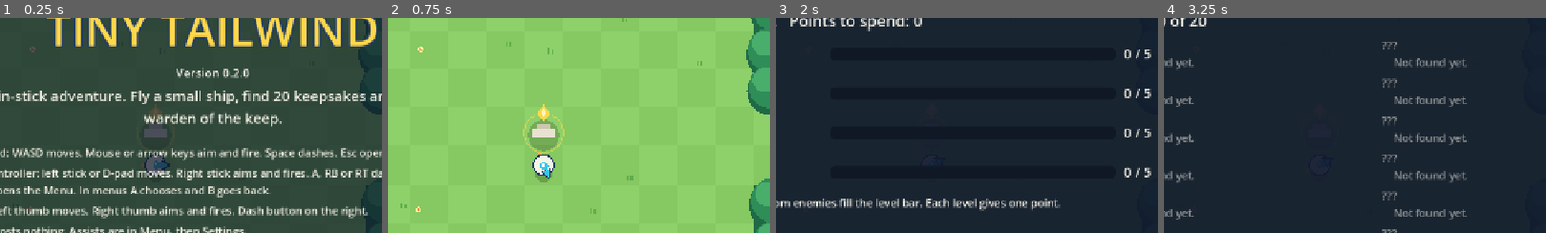
Above: before the commit, frames 1-4 (left to right).
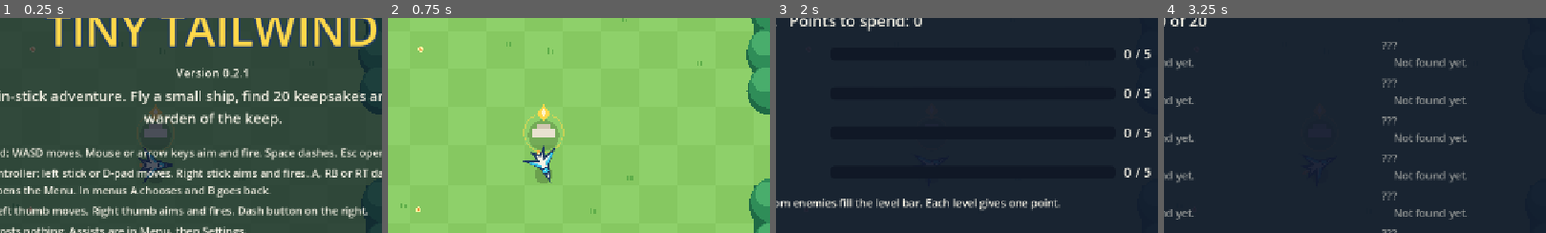
Above: after the commit, the same moments.

Repository: bclark10121-cloud/tiny-tailwind
Game: Godot game, scene res://main.tscn
Same seed, same stepped clock (60 frames per second), same inputs: the game is played once before the commit and once after it.
Inputs:
- Up to frame 1 (0.25 s): no input
- Up to frame 2 (0.75 s): click "Start" at 0.5 s
- Up to frame 3 (2 s): click "Menu" at 1.25 s
- Up to frame 4 (3.25 s): click "Ship" at 2 s; click "Journal" at 2.75 s
The pictures show only the part of the screen within x 22-72%, y 16-66%; the shares and areas given below are measured in that part.

The runs differ from the first frame. In frame 1, 0.4% of the frame differs, in the area x 36-66%, y 23-77%; in frame 2, 0.6%, in the area x 35-44%, y 59-77%; in frame 3, less than 0.1%; in frame 4, less than 0.1%.

Commit message:
Tiny Tailwind v0.2.1: Swallow glider ship
Brian picked the Swallow glider from four shapes. The ship turns smoothly toward the aim and the flame comes from the forked tail. New app icon. Hit size unchanged.

Co-Authored-By: Claude Opus 5.5 <noreply@anthropic.com>
Claude-Session: https://claude.ai/code/session_0117TTYCRghBZLfddXFNktAx

Diff:
--- a/project.godot
+++ b/project.godot
@@ -3,7 +3,7 @@
 
 [application]
 config/name="Tiny Tailwind"
-config/version="0.2.0"
+config/version="0.2.1"
 run/main_scene="res://main.tscn"
 config/features=PackedStringArray("4.6", "GL Compatibility")
 config/icon="res://icon.png"
--- a/scripts/main.gd
+++ b/scripts/main.gd
@@ -11,7 +11,7 @@
 const Hud := preload("res://scripts/hud.gd")
 const Bot := preload("res://scripts/bot.gd")
 
-const VERSION := "0.2.0"
+const VERSION := "0.2.1"
 const T := 64.0
 const PR := 17.0
 const MAX_BULLETS := 700
@@ -94,7 +94,8 @@
 var time: float = 0.0
 var seen_t: float = 0.0
 var shake: float = 0.0
-var cam_look: Vector2 = Vector2.ZERO  # smoothed camera lead toward aim and travel
+var cam_look: Vector2 = Vector2.ZERO
+var ship_ang: float = 0.0             # drawn heading, eased toward the aim so turns look smooth  # smoothed camera lead toward aim and travel
 var proc_ms: float = 0.0
 var hurt_flash: float = 0.0
 
@@ -666,6 +667,7 @@
 	# the camera leads a little toward where the ship aims and travels, eased so it never jumps
 	var lead: Vector2 = (aim_dir * 48.0 if firing else Vector2.ZERO) + pvel * 0.1
 	cam_look = cam_look.lerp(lead, 1.0 - exp(-delta * 3.0))
+	ship_ang = lerp_angle(ship_ang, aim_dir.angle(), 1.0 - exp(-delta * 22.0))
 	cam.position = cam.position.lerp(_cam_target(), 1.0 - exp(-delta * 10.0))
 	shake = maxf(0.0, shake - delta * 30.0)
 	var sk: float = shake * SHAKE_K[int(save["shake"])]
--- a/scripts/world_view.gd
+++ b/scripts/world_view.gd
@@ -425,22 +425,38 @@
 				draw_circle(p + look * 8.0, 11.0, Color("20202c"))
 				draw_circle(p + look * 8.0 + Vector2(-3, -3), 3.5, Color.WHITE)
 
+## The Swallow glider (v0.2.1): swept wings and a forked tail, drawn facing the ship's eased heading.
+const GLIDER: Array[Vector2] = [Vector2(40, 0), Vector2(2, -10), Vector2(-26, -38), Vector2(-14, -8), Vector2(-36, -14), Vector2(-24, 0),
+	Vector2(-36, 14), Vector2(-14, 8), Vector2(-26, 38), Vector2(2, 10)]
+const GLIDER_K := 0.7
+
 func _ship(t: float) -> void:
 	var p: Vector2 = g.ppos
-	var a: Vector2 = g.aim_dir
-	var side: Vector2 = a.orthogonal()
 	if g.invuln > 0.0 and g.dash_t <= 0.0 and int(t * 20.0) % 2 == 0:
 		return
-	draw_circle(p + Vector2(0, 14), 14.0, Color(0, 0, 0, 0.2))
-	var mvn: Vector2 = g.pvel.normalized() if g.pvel.length_squared() > 100.0 else a
-	var tail: float = 20.0 + minf(22.0, g.pvel.length() * 0.05) + sin(t * 22.0) * 3.0
-	draw_colored_polygon(PackedVector2Array([p - mvn * tail - mvn * 8.0, p + mvn.orthogonal() * 12.0, p - mvn.orthogonal() * 12.0]), Color("ffb347"))
-	draw_colored_polygon(PackedVector2Array([p - mvn * tail * 0.6 - mvn * 6.0, p + mvn.orthogonal() * 7.0, p - mvn.orthogonal() * 7.0]), Color("fff0a8"))
-	draw_circle(p, 19.0, Color("1f3b63"))
-	draw_circle(p, 16.0, Color("f7f3e6") if g.hurt_flash <= 0.0 else Color("ff8a8a"))
-	draw_colored_polygon(PackedVector2Array([p + a * 27.0, p + a * 9.0 + side * 9.0, p + a * 9.0 - side * 9.0]), Color("1f3b63"))
-	draw_colored_polygon(PackedVector2Array([p + a * 23.0, p + a * 10.0 + side * 6.0, p + a * 10.0 - side * 6.0]), Color("38c6e8"))
-	draw_circle(p + a * 2.0, 7.0, Color("38c6e8"))
-	draw_circle(p + a * 2.0 + Vector2(-2, -2), 2.5, Color.WHITE)
+	var fwd: Vector2 = Vector2.from_angle(g.ship_ang)
+	var side: Vector2 = fwd.orthogonal()
+	var to_world: Callable = func(v: Vector2) -> Vector2: return p + fwd * v.x * GLIDER_K + side * v.y * GLIDER_K
+	draw_circle(p + Vector2(0, 16), 15.0, Color(0, 0, 0, 0.2))
+	# thruster flame from the forked tail, longer when moving
+	var flame: float = 8.0 + minf(18.0, g.pvel.length() * 0.045) + sin(t * 22.0) * 3.0
+	var tail: Vector2 = to_world.call(Vector2(-22, 0))
+	draw_colored_polygon(PackedVector2Array([tail + side * 6.5, tail - side * 6.5, tail - fwd * (flame + 9.0)]), Color("ffb347"))
+	draw_colored_polygon(PackedVector2Array([tail + side * 3.4, tail - side * 3.4, tail - fwd * (flame * 0.65 + 5.0)]), Color("fff0a8"))
+	# body and outline
+	var pts := PackedVector2Array()
+	for v: Vector2 in GLIDER:
+		pts.append(to_world.call(v))
+	draw_colored_polygon(pts, Color("f7f3e6") if g.hurt_flash <= 0.0 else Color("ff8a8a"))
+	var ring := PackedVector2Array(pts)
+	ring.append(pts[0])
+	draw_polyline(ring, Color("1f3b63"), 2.4, true)
+	# wing stripes and cockpit
+	draw_line(to_world.call(Vector2(0, -7)), to_world.call(Vector2(-18, -29)), Color("38c6e8"), 2.5, true)
+	draw_line(to_world.call(Vector2(0, 7)), to_world.call(Vector2(-18, 29)), Color("38c6e8"), 2.5, true)
+	var cp: Vector2 = to_world.call(Vector2(14, 0))
+	draw_circle(cp, 6.0, Color("1f3b63"))
+	draw_circle(cp, 4.5, Color("38c6e8"))
+	draw_circle(cp - side * 1.5 - fwd * 1.0, 1.6, Color.WHITE)
 	if g.dash_t > 0.0:
-		draw_arc(p, 25.0, 0.0, TAU, 20, Color(0.6, 0.95, 1.0, 0.8), 3.0)
+		draw_arc(p, 27.0, 0.0, TAU, 20, Color(0.6, 0.95, 1.0, 0.8), 3.0)
Binary file changed: docs/icon.png
Binary file changed: docs/play/index.apple-touch-icon.png
Binary file changed: docs/play/index.icon.png
Binary file changed: docs/shot-cave.jpg
Binary file changed: docs/shot-meadow.jpg
Binary file changed: docs/shot-warden.jpg
Not shown, changed: export_presets.cfg
Binary file changed: icon.png
Not shown, changed: BACKLOG.md
Not shown, changed: STANDARDS_OVERRIDES.md
Not shown, removed: docs/downloads/TinyTailwind-v0.2.0.apk
Not shown, added: docs/downloads/TinyTailwind-v0.2.1.apk
(and 2 more such lines)
